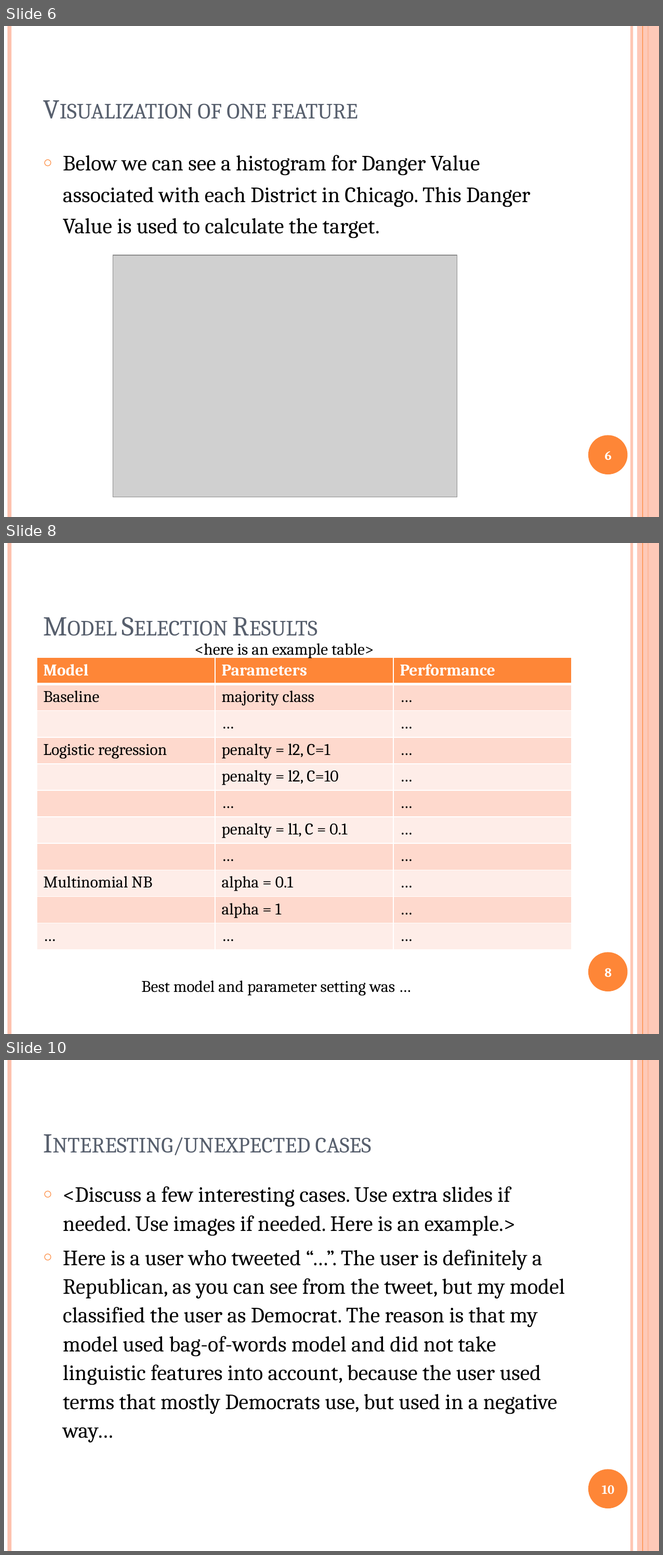
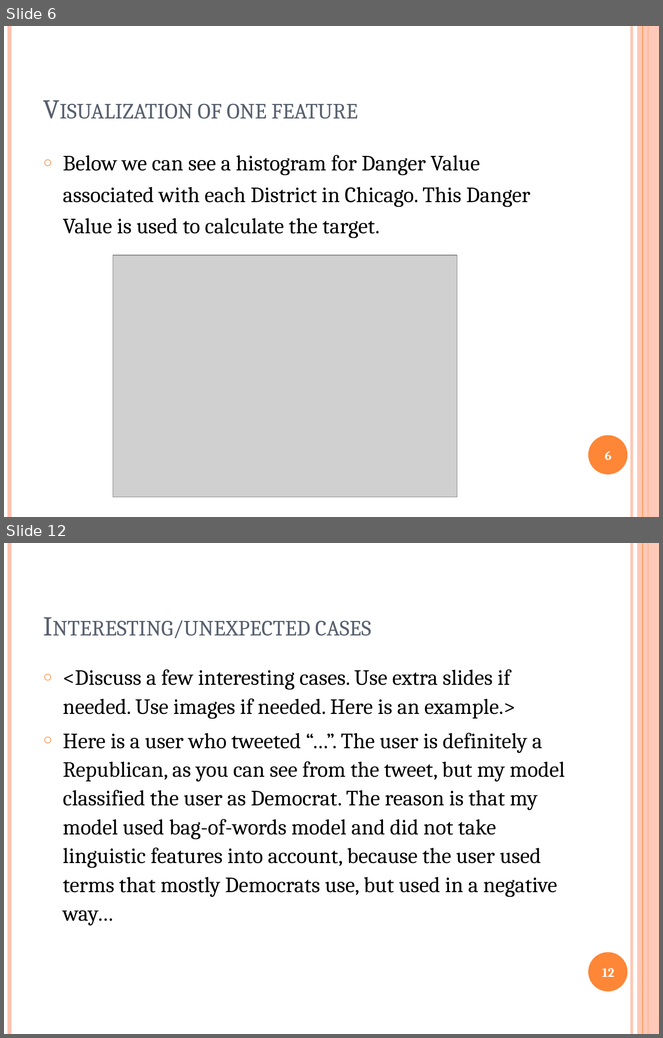
Before and after one commit to zee1159/Safe-Area-Prediction-Machine-Learning-Project, a slide deck: project-presentation-template.pptx. Shown one above the other, each under a label of ours: slides 6, 8 and 10 before the commit, slides 6 and 12 after it; the slides between them are not shown. The pictures are 663x1555 and 663x1038 pixels, drawn with LibreOffice and Linux fonts; fonts in the diff are those of the drawing; grey boxes stand for pictures. Boxes give left, top, right and bottom in pixels: in the first picture for what was removed or moved away, otherwise in the second. Text is boxed around its words. In the diff, an @@ line names an element or a change of style, - is before the commit and + after.

```diff
--- a/project-presentation-template.pptx
+++ b/project-presentation-template.pptx
@@ slide 8 removed at (4, 543, 659, 1034), background #FFFFFF; not listed: 6 template elements that a slide beside it also shows @@
@@ text removed at (195, 643, 374, 658) @@
-<here is an example table>
@@ table removed at (37, 657, 571, 950), 11 rows, 3 columns @@
-Model | Parameters | Performance
-Baseline | majority class | …
- | … | …
-Logistic regression | penalty = l2, C=1 | …
- | penalty = l2, C=10 | …
- | … | …
- | penalty = l1, C = 0.1 | …
- | … | …
-Multinomial NB | alpha = 0.1 | …
- | alpha = 1 | …
-… | … | …
@@ title removed at (44, 664, 89, 676) @@
-Model Selection Results
@@ page number removed at (605, 968, 612, 977) @@
-8
@@ text removed at (141, 981, 395, 996) @@
-Best model and parameter setting was …
@@ what was slide 10 is now slide 12 @@
@@ page number at (602, 968, 614, 977): text changed @@
-10
+12
```
Also in this commit, not shown: 2 slides changed, 3 slides added, 1 other file.
